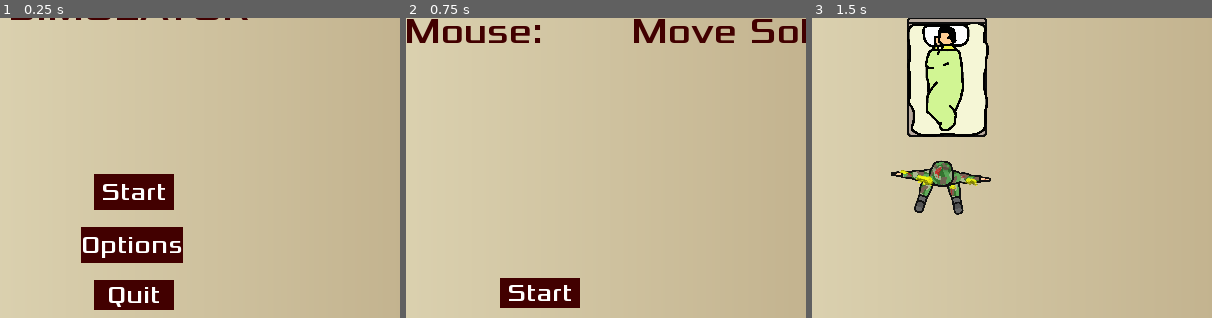
Above: before the commit, frames 1-3 (left to right).
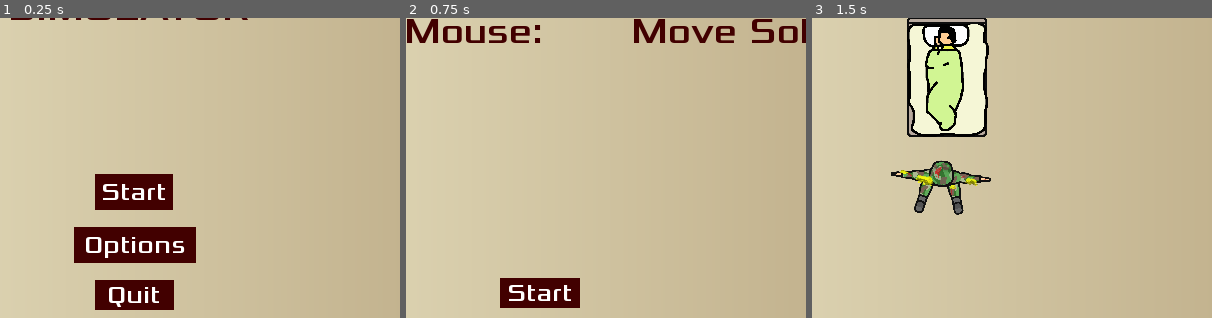
Above: after the commit, the same moments.

Repository: honoriocassiano/the-silent-protector-simulator
Game: Godot game, scene res://Main.tscn
Two runs of this game, one before a commit and one after it. Both use one fixed random seed, a clock stepped at 60 frames per second and the inputs below.
Inputs:
- Up to frame 1 (0.25 s): no input
- Up to frame 2 (0.75 s): click "Start" at 0.5 s
- Up to frame 3 (1.5 s): click "Start" at 1.25 s
The pictures show only the part of the screen within x 33-83%, y 40-90%; the shares and areas given below are measured in that part.

The runs differ from the first frame. In frame 1, 1.5% of the frame differs, in the area x 18-49%, y 52-98%; in frame 2, nothing differs; in frame 3, nothing differs.

Commit message:
Add left-right margin on Options button

Diff:
--- a/HUD.tscn
+++ b/HUD.tscn
@@ -73,9 +73,9 @@
 }
 
 [node name="StartGameButton" type="Button" parent="StartScreen"]
-margin_left = 358.72
+margin_left = 360.0
 margin_top = 396.85
-margin_right = 438.72
+margin_right = 438.0
 margin_bottom = 432.85
 rect_pivot_offset = Vector2( 40, 18 )
 custom_styles/hover = SubResource( 2 )
@@ -91,11 +91,11 @@
 }
 
 [node name="GameOptionsButton" type="Button" parent="StartScreen"]
-margin_left = 345.72
+margin_left = 339.0
 margin_top = 449.63
-margin_right = 447.72
+margin_right = 461.0
 margin_bottom = 485.63
-rect_pivot_offset = Vector2( 40, 18 )
+rect_pivot_offset = Vector2( 51, 18 )
 custom_styles/hover = SubResource( 2 )
 custom_styles/pressed = SubResource( 3 )
 custom_styles/normal = SubResource( 4 )
@@ -108,7 +108,7 @@
 }
 
 [node name="QuitGameButton" type="Button" parent="StartScreen"]
-margin_left = 358.72
+margin_left = 360.0
 margin_top = 503.0
 margin_right = 438.72
 margin_bottom = 533.0
